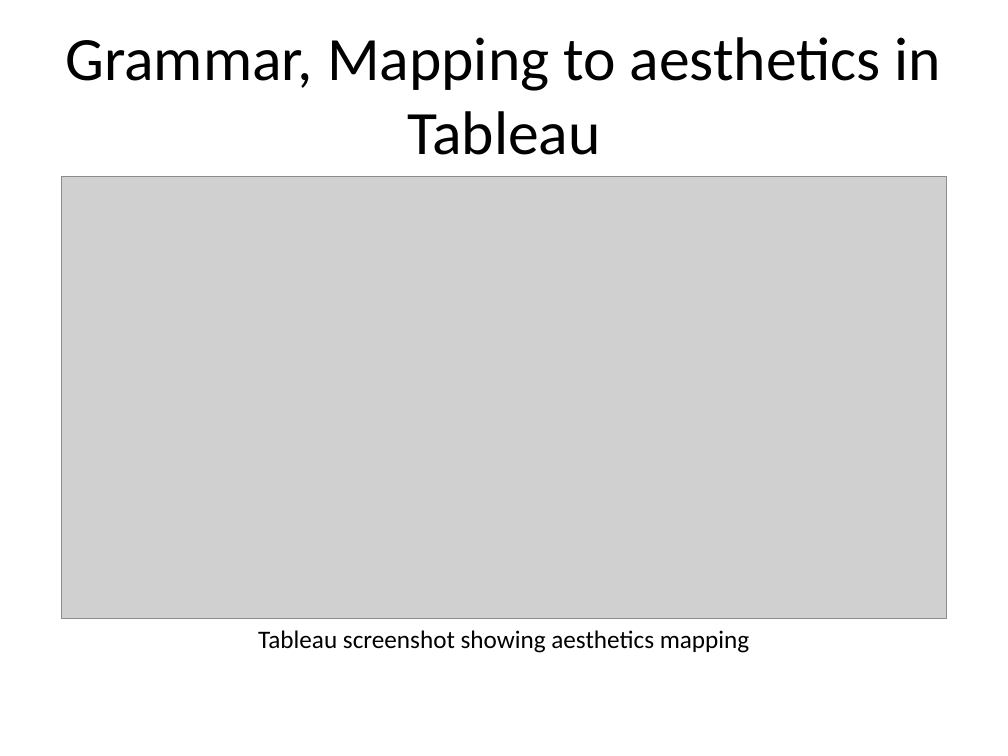
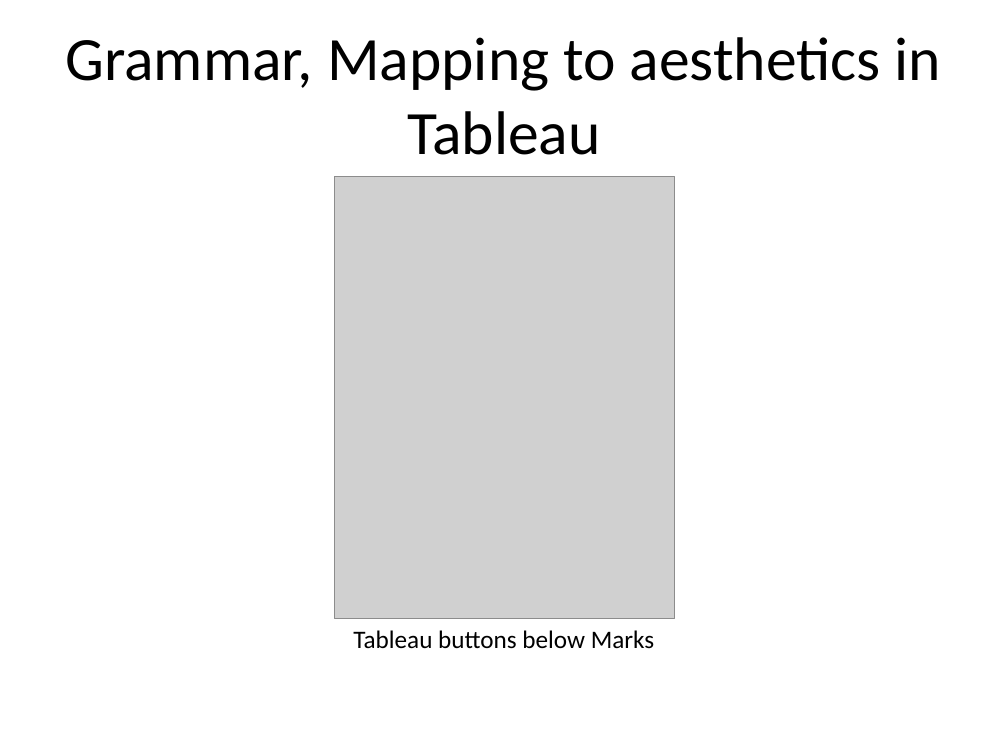
Before and after one commit to pmean/data-visualization, a slide deck: slide 14 of data-viz-01/component/tutorial-grammar.pptx. Drawn at 1008x756 pixels with LibreOffice and Linux fonts; fonts in the diff are those of the drawing; grey boxes stand for pictures. Boxes give left, top, right and bottom in pixels: in the first picture for what was removed or moved away, otherwise in the second. Text is boxed around its words. In the diff, an @@ line names an element or a change of style, - is before the commit and + after.

```diff
--- a/data-viz-01/component/tutorial-grammar.pptx
+++ b/data-viz-01/component/tutorial-grammar.pptx
@@ picture removed at bbox=[61, 176, 947, 619] @@
@@ picture added at bbox=[335, 176, 675, 619] @@
@@ text at bbox=[353, 630, 654, 649]: text changed @@
-Tableau screenshot showing aesthetics mapping
+Tableau buttons below Marks
```
Also in this commit, not shown: 3 other slides changed, 1 slide added, 1 slide removed, 16 other files.
